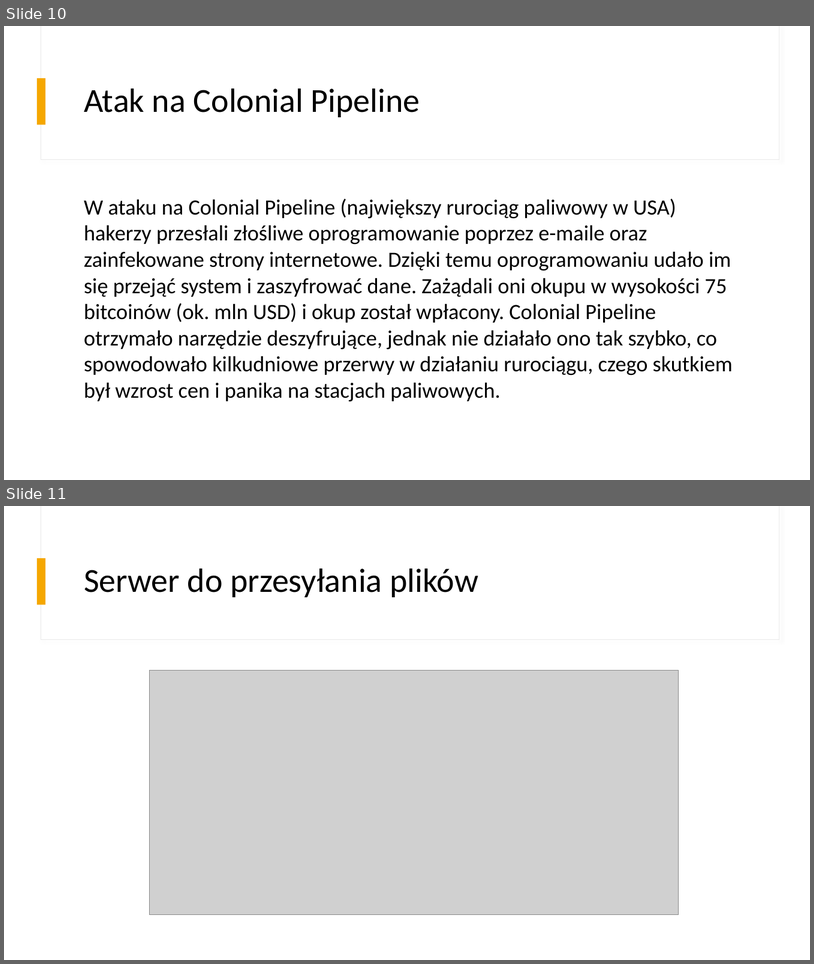
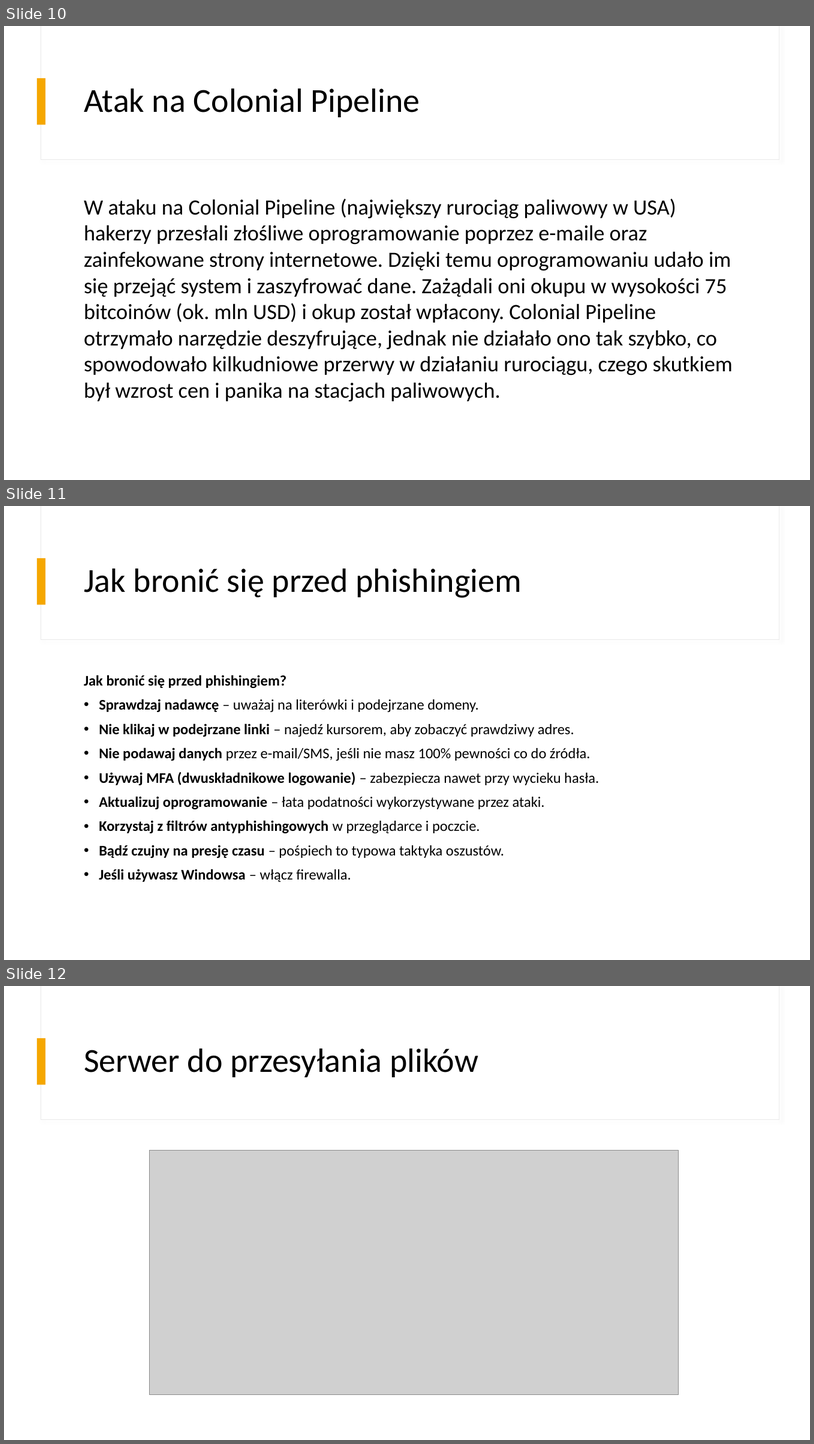
Before and after one commit to m-c-j/Podejrzane_pliki_kontra_serwis_do_przesylania_danych, a slide deck: BAIiM - Podejrzane pliki kontra serwis do przesyłania danych.pptx. Shown one above the other, each under a label of ours: slides 10 and 11 before the commit, slides 10, 11 and 12 after it. The pictures are 814x964 and 814x1444 pixels, drawn with LibreOffice and Linux fonts; fonts in the diff are those of the drawing; grey boxes stand for pictures. Boxes give left, top, right and bottom in pixels: in the first picture for what was removed or moved away, otherwise in the second. Text is boxed around its words. In the diff, an @@ line names an element or a change of style, - is before the commit and + after.

```diff
--- a/BAIiM - Podejrzane pliki kontra serwis do przesyłania danych.pptx
+++ b/BAIiM - Podejrzane pliki kontra serwis do przesyłania danych.pptx
@@ slide 11 added at [4,506,810,960], background #FFFFFF; not listed: 3 template elements that a slide beside it also shows @@
@@ title added at [84,568,522,598], 40 pt, text #000000 @@
+Jak bronić się przed phishingiem
@@ text added at [84,675,599,882], 17.5 pt, text #000000 @@
+Jak bronić się przed phishingiem?
+• Sprawdzaj nadawcę – uważaj na literówki i podejrzane domeny.
+• Nie klikaj w podejrzane linki – najedź kursorem, aby zobaczyć prawdziwy adres.
+• Nie podawaj danych przez e-mail/SMS, jeśli nie masz 100% pewności co do źródła.
+• Używaj MFA (dwuskładnikowe logowanie) – zabezpiecza nawet przy wycieku hasła.
+• Aktualizuj oprogramowanie – łata podatności wykorzystywane przez ataki.
+• Korzystaj z filtrów antyphishingowych w przeglądarce i poczcie.
+• Bądź czujny na presję czasu – pośpiech to typowa taktyka oszustów.
+• Jeśli używasz Windowsa – włącz firewalla.
@@ what was slide 11 is now slide 12 @@
```
Also in this commit, not shown: 3 slides changed.
